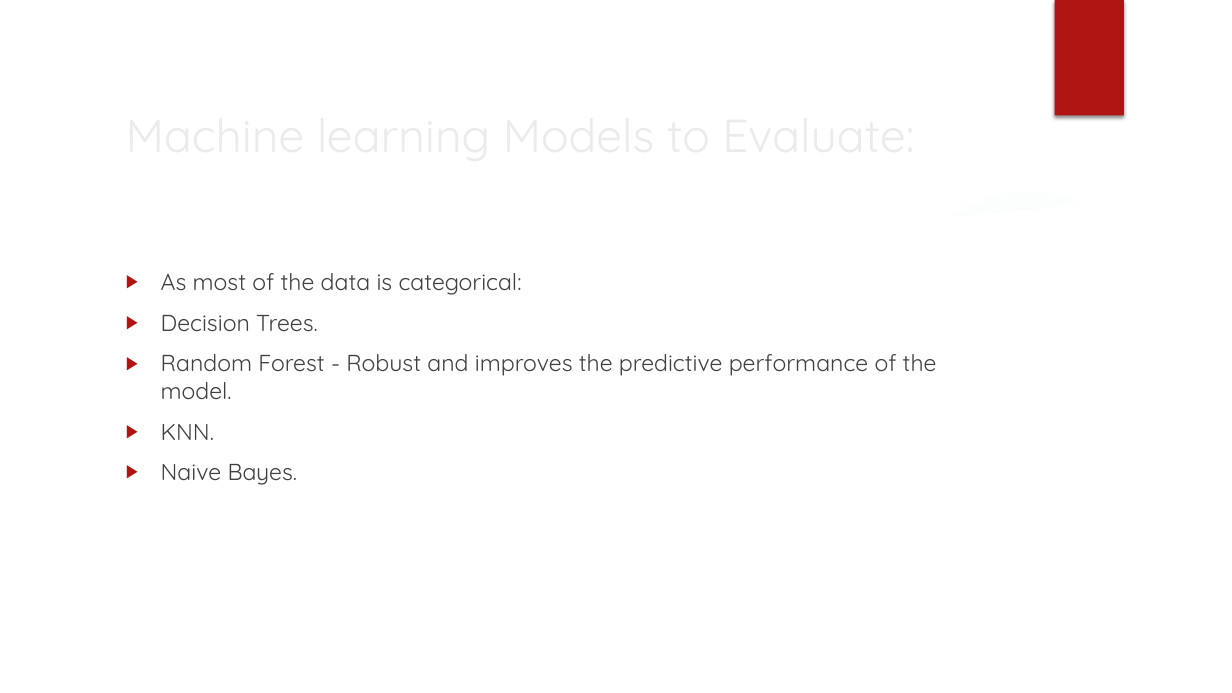
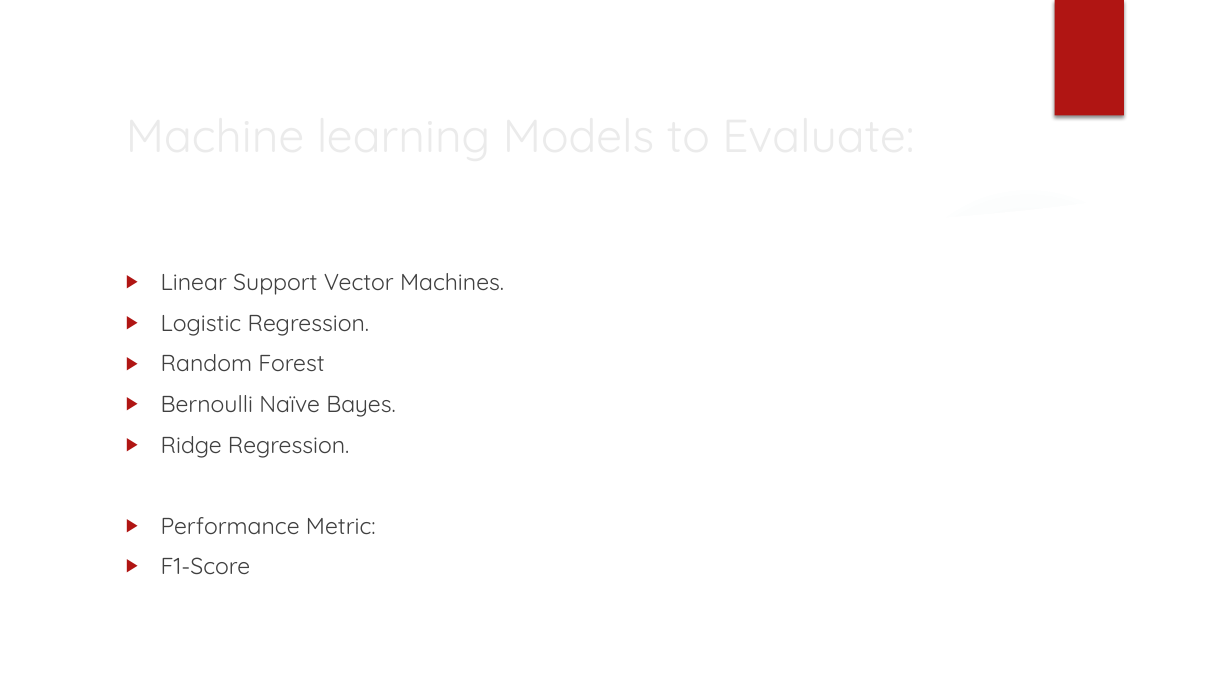
Before and after one commit to sumedha765/Jet2_Travel_Assignment, a slide deck: slide 5 of Airline_Use_Case/Technical_Assessment_Airline_Yield_Management_System.pptx. Drawn at 1232x693 pixels with LibreOffice and Linux fonts; fonts in the diff are those of the drawing; background and template pictures are left out. Boxes give left, top, right and bottom in pixels: in the first picture for what was removed or moved away, otherwise in the second. Text is boxed around its words. In the diff, an @@ line names an element or a change of style, - is before the commit and + after.

```diff
--- a/Airline_Use_Case/Technical_Assessment_Airline_Yield_Management_System.pptx
+++ b/Airline_Use_Case/Technical_Assessment_Airline_Yield_Management_System.pptx
@@ text at bbox=[161, 273, 504, 574]: text changed @@
-▶ As most of the data is categorical:
-▶ Decision Trees.
-▶ Random Forest - Robust and improves the predictive performance of the model.
-▶ KNN.
-▶ Naive Bayes.
+▶ Linear Support Vector Machines.
+▶ Logistic Regression.
+▶ Random Forest
+▶ Bernoulli Naïve Bayes.
+▶ Ridge Regression.
+▶ Performance Metric:
+▶ F1-Score
```
Also in this commit, not shown: 5 other files.
